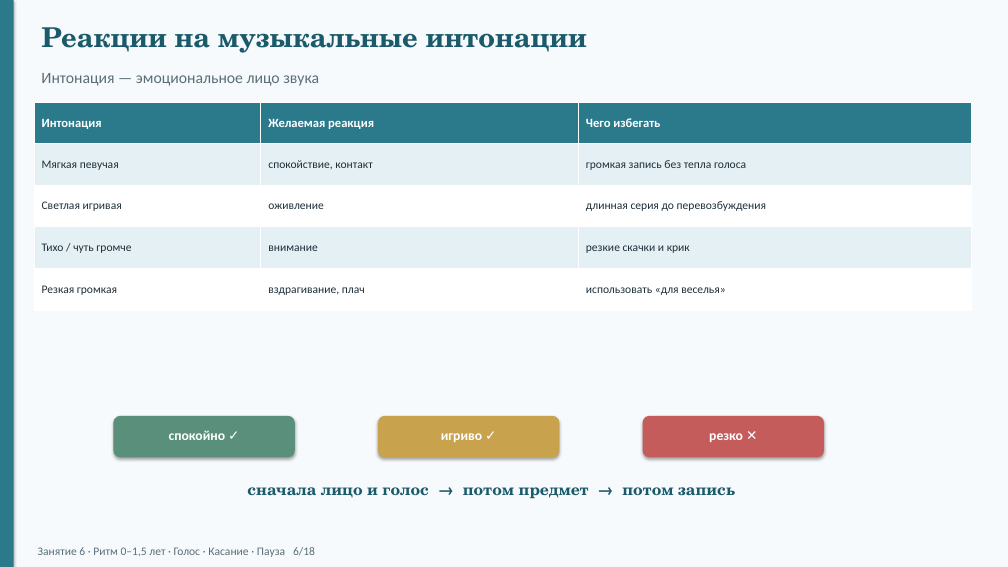
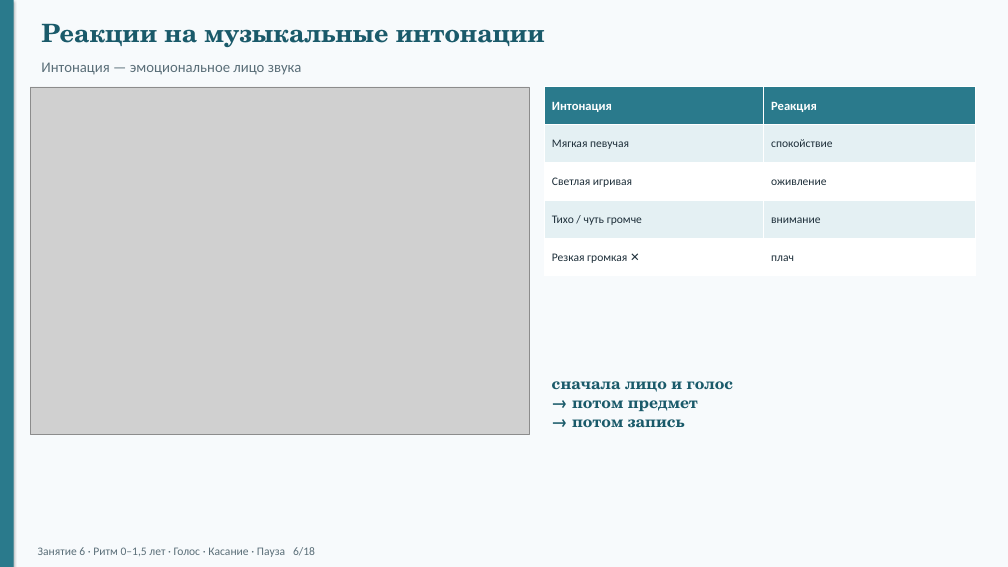
Before and after one commit to Maer-Yakov/vpn-client, a slide deck: slide 6 of docs/konspekty/zanyatie-06-prezentaciya.pptx. Drawn at 1008x567 pixels with LibreOffice and Linux fonts; fonts in the diff are those of the drawing; grey boxes stand for pictures. Boxes give left, top, right and bottom in pixels: in the first picture for what was removed or moved away, otherwise in the second. Text is boxed around its words. In the diff, an @@ line names an element or a change of style, - is before the commit and + after.

```diff
--- a/docs/konspekty/zanyatie-06-prezentaciya.pptx
+++ b/docs/konspekty/zanyatie-06-prezentaciya.pptx
@@ text "Реакции на музыкальные интонации" at [41,23,545,47]: size 26 to 24 pt @@
@@ text "Интонация — эмоциональное лицо звука": place and size @@
-text "Интонация — эмоциональное лицо звука" at [41,73,319,86]
+text "Интонация — эмоциональное лицо звука" at [41,62,302,75]
@@ text "Интонация — эмоциональное лицо звука" at [41,62,302,75]: size 15 to 14 pt @@
@@ picture added at [30,87,529,435] @@
@@ table at [544,87,975,276] @@
-column 1: Интонация | Мягкая певучая | Светлая игривая | Тихо / чуть громче | Резкая громкая
-column 2: Желаемая реакция | спокойствие, контакт | оживление | внимание | вздрагивание, плач
-column 3: Чего избегать | громкая запись без тепла голоса | длинная серия до перевозбуждения | резкие скачки и крик | использовать «для веселья»
+column 1: Интонация | Мягкая певучая | Светлая игривая | Тихо / чуть громче | Резкая громкая ✕
+column 2: Реакция | спокойствие | оживление | внимание | плач
@@ table: place and size @@
-table at [34,102,972,310]
+table at [544,87,975,276]
@@ text "сначала лицо и голос → ...": place and size @@
-text "сначала лицо и голос → ..." at [247,487,735,499]
+text "сначала лицо и голос → ..." at [552,381,734,428]
@@ text "сначала лицо и голос → ..." at [552,381,734,428]: alignment centre to left @@
@@ rounded rectangle removed at [113,416,295,457] @@
@@ rounded rectangle removed at [378,416,560,457] @@
@@ rounded rectangle removed at [643,416,824,457] @@
@@ text removed at [169,430,225,440] @@
-спокойно ✓
@@ text removed at [441,433,482,442] @@
-игриво ✓
@@ text removed at [709,433,743,442] @@
-резко ✕
```
Also in this commit, not shown: 17 other slides changed, 21 other files.
